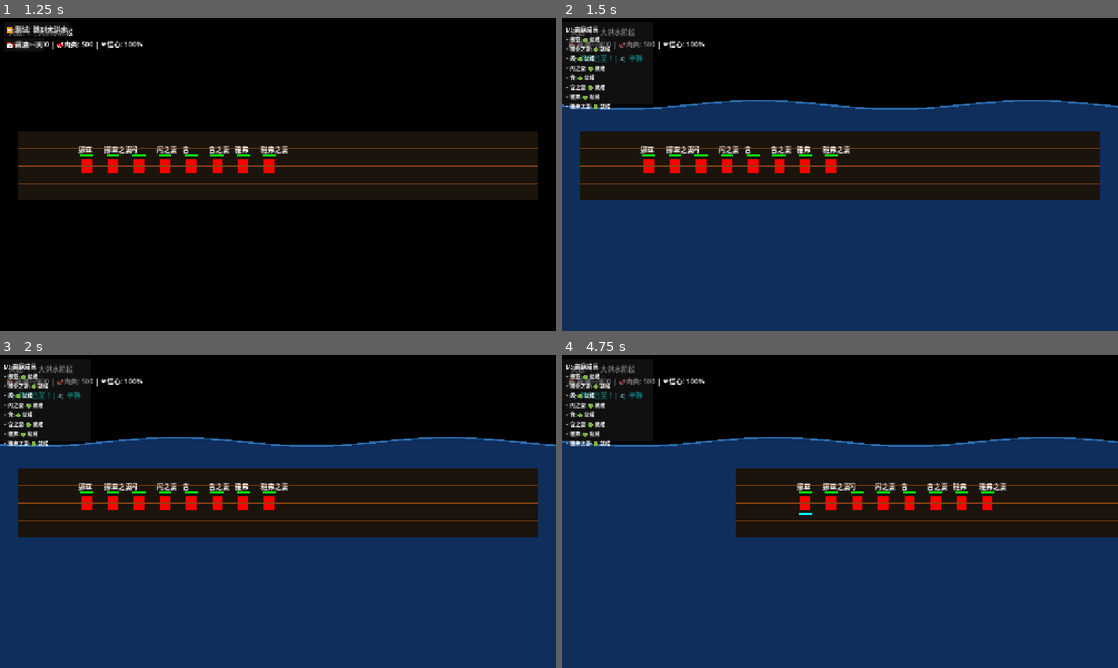
Above: before the commit, frames 1-4 (two rows, left to right).
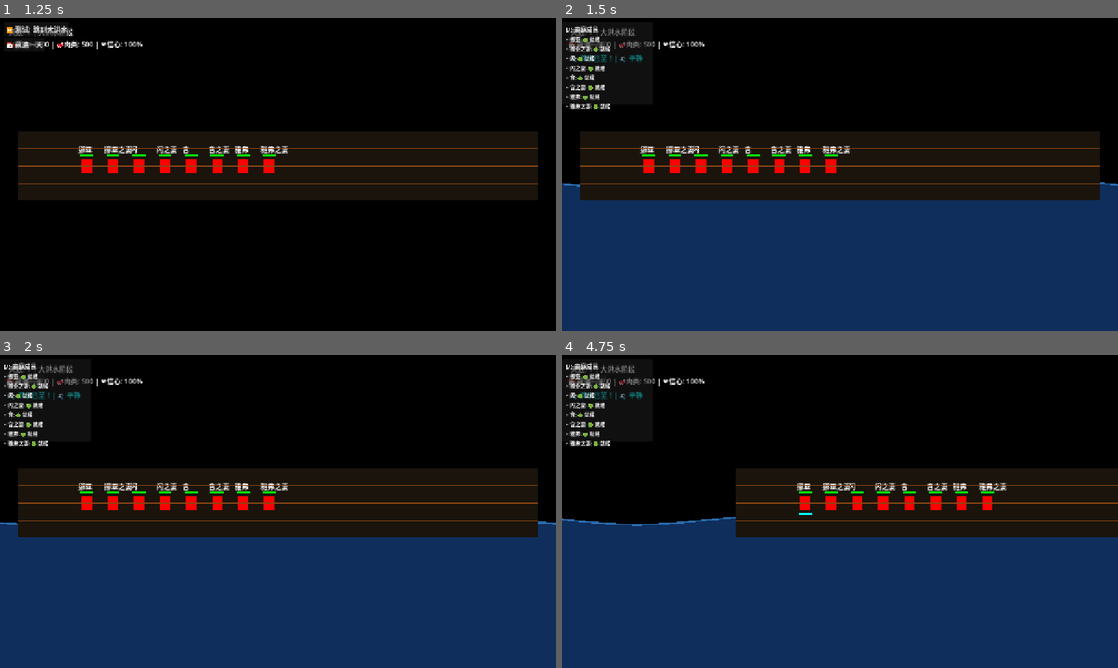
Above: after the commit, the same moments.

Repository: AirtisTech/project_covenant1
Game: Godot game, scene res://scenes/world/ark_scene.tscn
Two runs of this game, one before a commit and one after it. Both use one fixed random seed, a clock stepped at 60 frames per second and the inputs below.
Inputs (mouse positions are in pixels of both pictures, inside the frame that each line leads up to):
- Up to frame 1 (1.25 s): click "🌊 洪水已至，登船！" at 0.5 s
- Up to frame 2 (1.5 s): click "⏩ 测试: 跳到大洪水" at 1.25 s
- Up to frame 3 (2 s): no input
- Up to frame 4 (4.75 s): click "📅 前进一天" at 2 s; click "📅 前进一天" at 2.75 s; click "📅 前进一天" at 3.5 s; drag from (650, 508) to (806, 508) at 4.27 s

Frame 1 is identical in both runs. In frame 2, 9.9% of the frame differs, in the area x 0-100%, y 26-54%; in frame 3, 9.9%; in frame 4, 14%, in the area x 0-100%, y 26-55%.

Commit message:
Fix: flood now covers half the ark, float height based on weight

Diff:
--- a/scripts/globals/phase_manager.gd
+++ b/scripts/globals/phase_manager.gd
@@ -17,6 +17,11 @@
 var ark_tilt: float = 0.0          # -1 到 1 左右倾斜
 var ark_roll: float = 0.0          # 前后倾斜
 
+# 方舟漂浮参数
+const ARK_BASE_Y: float = 340.0     # 方舟正常漂浮水位（半浸）
+const ARK_FULL_WEIGHT: float = 100.0  # 满载重量
+var current_ark_weight: float = 20.0   # 当前重量（基础 + 动物）
+
 # 海浪参数
 var wave_time: float = 0.0
 var wave_amplitude: float = 10.0   # 海浪高度
@@ -30,9 +35,23 @@
 signal day_changed(day: int)
 signal flood_level_changed(level: float)
 signal ark_tilt_changed(tilt: float)
+signal ark_weight_changed(weight: float)
 
 func _ready():
 	print("📅 Phase: Preparation Day 1/7")
+	update_ark_weight()
+
+func update_ark_weight():
+	# 计算方舟重量：基础重量 + 动物重量
+	var weight = 20.0  # 基础重量（方舟本身 + 8人）
+
+	var survival = get_node_or_null("/root/AnimalSurvival")
+	if survival and survival.animals:
+		weight += survival.animals.size() * 5.0  # 每只动物约 5 重量
+
+	current_ark_weight = weight
+	ark_weight_changed.emit(weight)
+	print("⚖️ 方舟重量: ", weight)
 
 func advance_day():
 	current_day += 1
@@ -139,8 +158,18 @@
 
 func get_water_height() -> float:
 	# 返回当前水位高度（像素）
-	# 方舟甲板在 Y=300-380，水位要超过 1100 才能淹没
-	return flood_water_level * 1200.0
+	# 方舟正常半浸时，水面在 Y=340
+	# 满载时方舟更低，缺水更深
+	var weight_factor = current_ark_weight / ARK_FULL_WEIGHT  # 0-1
+	var extra_depth = weight_factor * 100.0  # 满载时多下沉 100px
+
+	# 基础水位 + 重量下沉
+	return flood_water_level * 800.0 + extra_depth
+
+func get_ark_float_offset() -> float:
+	# 返回方舟因重量下沉的距离
+	var weight_factor = clamp(current_ark_weight / ARK_FULL_WEIGHT, 0.0, 1.5)
+	return weight_factor * 60.0  # 最大下沉 60px
 
 func get_wave_offset(x: float) -> float:
 	# 获取指定x位置的波浪偏移
--- a/scripts/world/ark_system.gd
+++ b/scripts/world/ark_system.gd
@@ -29,6 +29,7 @@
 	var pm = get_node_or_null("/root/PhaseManager")
 	if pm:
 		pm.ark_tilt_changed.connect(_on_ark_tilt_changed)
+		pm.ark_weight_changed.connect(_on_ark_weight_changed)
 
 # 处理点击拆除
 func _input(event):
@@ -221,3 +222,12 @@
 
 	position = base_position + Vector2(offset_x, offset_y)
 	rotation = tilt * 0.1  # 轻微旋转
+
+func _on_ark_weight_changed(weight: float):
+	# 根据重量调整方舟漂浮高度
+	var pm = get_node_or_null("/root/PhaseManager")
+	if pm:
+		var float_offset = pm.get_ark_float_offset()
+		base_position = Vector2(0, float_offset)
+		position = base_position + Vector2(rotation * 30.0, abs(rotation) * 10.0)
+		print("🛶 方舟漂浮位置调整: 下沉 ", float_offset, "px")
--- a/scripts/world/water_visual.gd
+++ b/scripts/world/water_visual.gd
@@ -38,8 +38,9 @@
 	_update_water()
 
 func _update_water():
-	# 水位高度：方舟甲板在 Y=300 左右，水需要超过 400 才能淹没
-	var base_y = WORLD_HEIGHT - PhaseManager.get_water_height() - 100  # 从底部开始，减去偏移
+	# 水位高度：方舟在 Y=260-420，半浸时水面约在 Y=340
+	# 根据方舟重量调整
+	var base_y = WORLD_HEIGHT - PhaseManager.get_water_height() - 300
 	var time = PhaseManager.wave_time
 
 	var points = PackedVector2Array()
